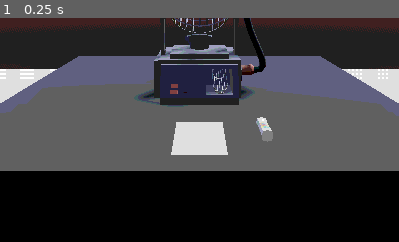
Above: before the commit, frame 1.
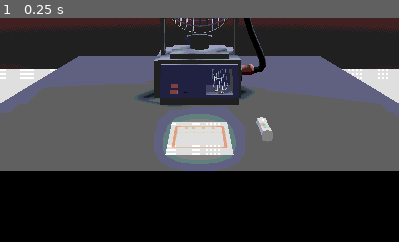
Above: after the commit, the same moment.

Repository: noahpete/bingo
Game: Godot game, scene res://scenes/main/main.tscn
Two runs of this game, one before a commit and one after it. Both use one fixed random seed, a clock stepped at 60 frames per second and the inputs below.
Inputs:
- Up to frame 1 (0.25 s): no input
The pictures show only the part of the screen within x 25-75%, y 50-100%; the shares and areas given below are measured in that part.

The runs differ from the first frame. In frame 1, 4.3% of the frame differs, in the area x 38-62%, y 38-69%.

Commit message:
Bingo board texture with subviewport
Fix for subviewport within scene appearing pink: make subviewport texture and all parents local to scene.

Diff:
--- a/scenes/board/board.tscn
+++ b/scenes/board/board.tscn
@@ -1,9 +1,19 @@
-[gd_scene load_steps=4 format=3 uid="uid://h2cal5s5pwdd"]
+[gd_scene load_steps=7 format=3 uid="uid://h2cal5s5pwdd"]
 
 [ext_resource type="Script" path="res://scenes/board/board.gd" id="1_0r23e"]
+[ext_resource type="Texture2D" uid="uid://5fc6m5jdx100" path="res://scenes/board/bingo_board.png" id="2_hotfd"]
 
-[sub_resource type="PlaneMesh" id="PlaneMesh_sg6x3"]
-size = Vector2(0.1, 0.16)
+[sub_resource type="ViewportTexture" id="ViewportTexture_bseqg"]
+viewport_path = NodePath("SubViewport")
+
+[sub_resource type="StandardMaterial3D" id="StandardMaterial3D_n670u"]
+resource_local_to_scene = true
+albedo_texture = SubResource("ViewportTexture_bseqg")
+
+[sub_resource type="PlaneMesh" id="PlaneMesh_6gk5p"]
+resource_local_to_scene = true
+material = SubResource("StandardMaterial3D_n670u")
+size = Vector2(0.12, 0.16)
 
 [sub_resource type="ConcavePolygonShape3D" id="ConcavePolygonShape3D_1n5qy"]
 data = PackedVector3Array(0.075, 0, 0.125, -0.075, 0, 0.125, 0.075, 0, -0.125, -0.075, 0, 0.125, -0.075, 0, -0.125, 0.075, 0, -0.125)
@@ -12,10 +22,28 @@
 script = ExtResource("1_0r23e")
 
 [node name="Board" type="MeshInstance3D" parent="."]
-mesh = SubResource("PlaneMesh_sg6x3")
+mesh = SubResource("PlaneMesh_6gk5p")
 skeleton = NodePath("../..")
 
 [node name="StaticBody3D" type="StaticBody3D" parent="Board"]
 
 [node name="CollisionShape3D" type="CollisionShape3D" parent="Board/StaticBody3D"]
 shape = SubResource("ConcavePolygonShape3D_1n5qy")
+
+[node name="SubViewport" type="SubViewport" parent="."]
+size = Vector2i(100, 128)
+
+[node name="CanvasLayer" type="CanvasLayer" parent="SubViewport"]
+
+[node name="Background" type="ColorRect" parent="SubViewport/CanvasLayer"]
+custom_minimum_size = Vector2(100, 128)
+offset_right = 92.0
+offset_bottom = 128.0
+
+[node name="BingoTexture" type="TextureRect" parent="SubViewport/CanvasLayer"]
+offset_left = -6.0
+offset_top = 9.0
+offset_right = 109.0
+offset_bottom = 119.0
+texture = ExtResource("2_hotfd")
+expand_mode = 1
--- a/scenes/main/main.tscn
+++ b/scenes/main/main.tscn
@@ -168,6 +168,9 @@
 [node name="BingoMachine" parent="Entities" instance=ExtResource("3_t17rl")]
 transform = Transform3D(-4.37114e-09, 0, -0.1, 0, 0.1, 0, 0.1, 0, -4.37114e-09, 0, 0.498174, 0)
 
+[node name="Selector" parent="Entities/BingoMachine/Cage" index="1"]
+transform = Transform3D(1.2, 5.72394e-08, 0, -5.72394e-08, 1.2, 0, 0, 0, 1.2, 4.654e-08, 0.97569, 0)
+
 [node name="Board" parent="Entities" instance=ExtResource("11_8rea3")]
 transform = Transform3D(1, 0, 0, 0, 1, 0, 0, 0, 1, 0, 0.500177, 0.35977)
 
Binary file added: scenes/board/bingo_board.png
Not shown, added: scenes/board/bingo_board.png.import
